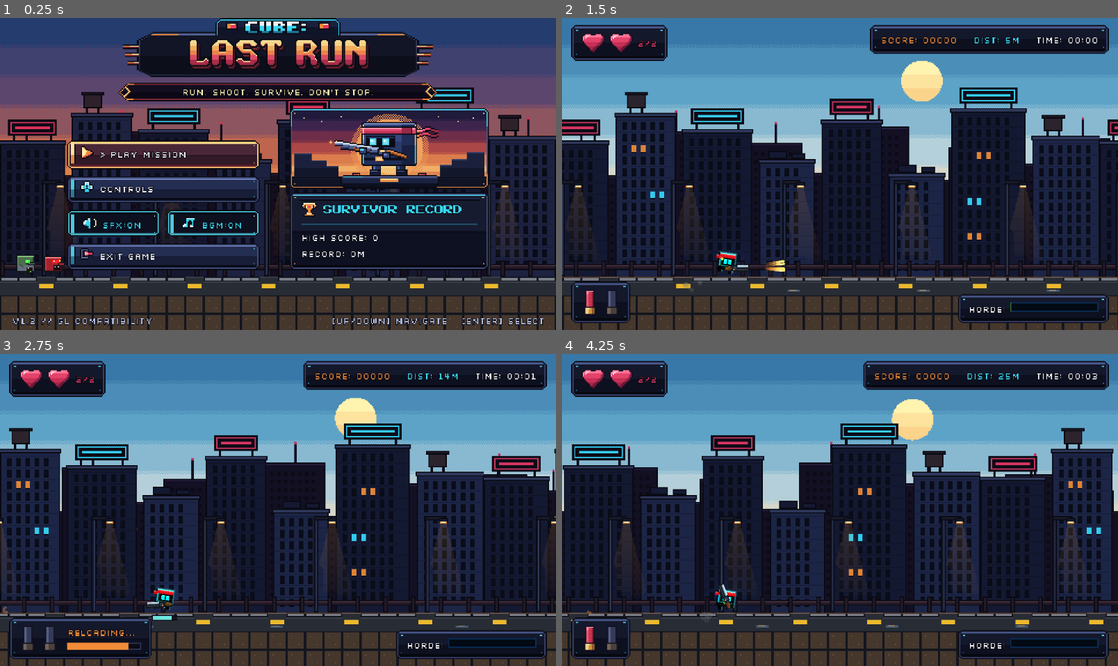
Above: before the commit, frames 1-4 (two rows, left to right).
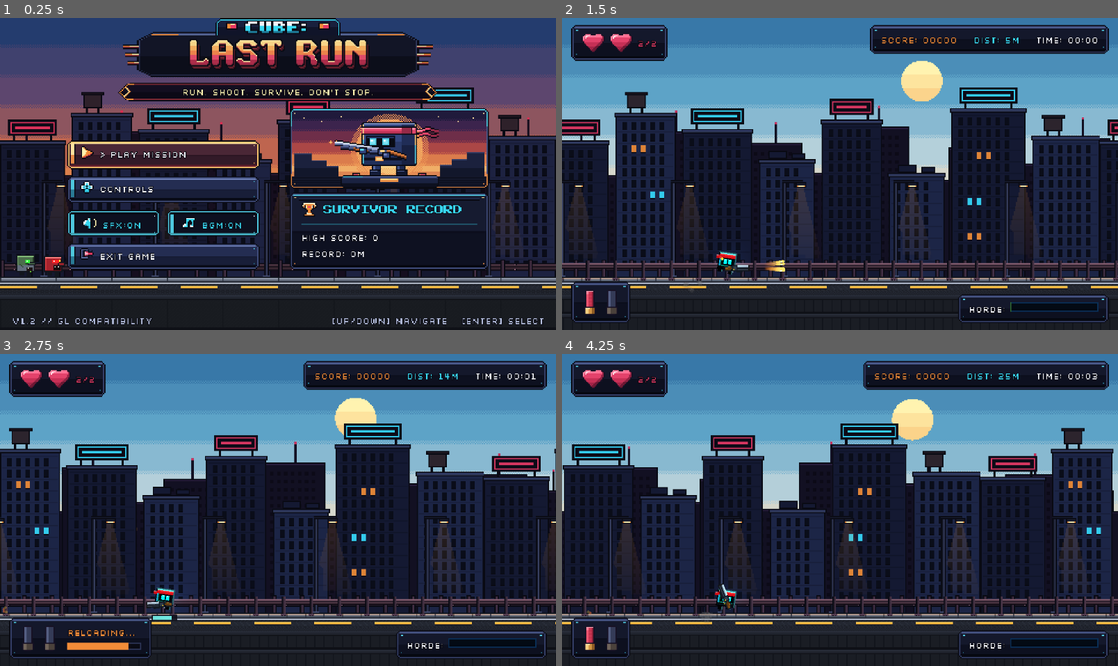
Above: after the commit, the same moments.

Repository: DenzTheKid/cube-lastrun-final-submission
Game: Godot game, scene res://scenes/main/main_menu.tscn
Same seed, same stepped clock (60 frames per second), same inputs: the game is played once before the commit and once after it.
Inputs (mouse positions are in pixels of both pictures, inside the frame that each line leads up to):
- Up to frame 1 (0.25 s): no input
- Up to frame 2 (1.5 s): click "> PLAY MISSION" at 0.5 s; move the mouse to (962, 158) at 1.27 s; hold Right (ui_right) from 1.28 s (still down); hold S (fast_fall) from 1.28 s (still down); click (962, 158) at 1.42 s
- Up to frame 3 (2.75 s): tap Space (jump) at 1.52 s; release Right (ui_right) at 2 s; release S (fast_fall) at 2 s; drag from (166, 525) to (166, 603) at 2.02 s
- Up to frame 4 (4.25 s): move the mouse to (895, 441) at 2.77 s; hold Right (ui_right) 2.78-3.5 s; hold X 2.78-3.5 s; drag from (812, 572) to (673, 463) at 3.52 s

The runs differ from the first frame. In frame 1, 11% of the frame differs, in the area x 0-100%, y 51-100%; in frame 2, 11%; in frame 3, 9.6%; in frame 4, 11%.

Commit message:
feat(environment): polish road visuals, fix floating posts and ground guardrail alignment

Diff:
--- a/scripts/generation/level_generator.gd
+++ b/scripts/generation/level_generator.gd
@@ -404,27 +404,100 @@
 		if not tiles_texture:
 			return
 
+		# 0. Pit Chasm Void (Render deep chasm under any gap between ground segments)
+		if ground_segments.size() > 1:
+			for s_idx in range(ground_segments.size() - 1):
+				var s_curr: Vector2 = ground_segments[s_idx]
+				var s_next: Vector2 = ground_segments[s_idx + 1]
+				var gap_x: float = s_curr.x + s_curr.y
+				var gap_w: float = s_next.x - gap_x
+				if gap_w > 0.0:
+					# Deep chasm abyss covering background elements
+					draw_rect(Rect2(gap_x, ground_y - 14.0, gap_w, 60.0), Color(0.05, 0.06, 0.10, 0.96), true)
+					draw_rect(Rect2(gap_x, ground_y + 16.0, gap_w, 30.0), Color(0.02, 0.02, 0.05, 1.0), true)
+					# Left fractured bridge abutment wall
+					draw_rect(Rect2(gap_x, ground_y, 4.0, 46.0), Color(0.16, 0.18, 0.24, 1.0), true)
+					draw_rect(Rect2(gap_x, ground_y, 1.0, 46.0), Color(0.08, 0.10, 0.14, 1.0), true)
+					# Right fractured bridge abutment wall
+					draw_rect(Rect2(s_next.x - 4.0, ground_y, 4.0, 46.0), Color(0.16, 0.18, 0.24, 1.0), true)
+					draw_rect(Rect2(s_next.x - 1.0, ground_y, 1.0, 46.0), Color(0.08, 0.10, 0.14, 1.0), true)
+
 		for seg in ground_segments:
 			var sx: float = seg.x
 			var w: float = seg.y
 			var tile_count: int = int(ceil(w / 16.0))
 
+			# 1. Base Road Surface & Unbroken Concrete Curb (16x16 tiles)
 			for i in range(tile_count):
 				var tx: float = sx + i * 16.0
-				# Road surface tile
-				var src_rect: Rect2
-				if (i % 4) == 2:
-					src_rect = Rect2(16, 0, 16, 16) # Yellow dashed curb
-				else:
-					src_rect = Rect2(0, 0, 16, 16)  # Dark asphalt curb
-				draw_texture_rect_region(tiles_texture, Rect2(tx, ground_y, 16, 16), src_rect)
-
-				# Dusk horizon warm specular highlight on curb top & wet asphalt puddles
-				draw_rect(Rect2(tx, ground_y, 16, 1), Color(0.95, 0.55, 0.25, 0.28), true)
-				if (i % 7) == 4:
-					draw_rect(Rect2(tx + 2.0, ground_y + 11.0, 11.0, 2.0), Color(0.45, 0.72, 0.95, 0.32), true)
-					draw_rect(Rect2(tx + 4.0, ground_y + 11.0, 6.0, 1.0), Color(1.0, 0.65, 0.30, 0.45), true)
-
-				# Dirt/concrete sub-layer
+				draw_texture_rect_region(tiles_texture, Rect2(tx, ground_y, 16, 16), Rect2(0, 0, 16, 16))
+				# Concrete girder deck coping & pier sub-layers
 				draw_texture_rect_region(tiles_texture, Rect2(tx, ground_y + 16, 16, 16), Rect2(32, 0, 16, 16))
 				draw_texture_rect_region(tiles_texture, Rect2(tx, ground_y + 32, 16, 16), Rect2(32, 0, 16, 16))
+
+			# 2. Continuous Precast Concrete Curb Detail (Trotoar)
+			# Sunset specular rim on the top of the curb
+			draw_rect(Rect2(sx, ground_y + 1.0, w, 1.0), Color(0.95, 0.60, 0.35, 0.32), true)
+			# Precast expansion joint grooves every 48px
+			var seg_x0: int = int(sx)
+			var seg_x1: int = int(sx + w)
+			var first_joint: int = seg_x0 - (seg_x0 % 48)
+			for jx in range(first_joint, seg_x1, 48):
+				if jx >= seg_x0 and jx < seg_x1:
+					draw_rect(Rect2(float(jx), ground_y + 1.0, 1.0, 3.0), Color(0.20, 0.22, 0.28, 0.8), true)
+
+			# 3. Solid White Highway Shoulder Line (Bahu Jalan)
+			draw_rect(Rect2(sx, ground_y + 5.0, w, 1.0), Color(0.80, 0.84, 0.92, 0.88), true)
+
+			# 4. Straight, Consistent, Proportional Dashed Lane Markings (Traffic Yellow)
+			# Anchored to global world X coordinate for perfect continuity across all chunk borders
+			var global_base_x: float = global_position.x + sx
+			for x_off in range(0, int(w)):
+				var gx: float = global_base_x + float(x_off)
+				var cycle: float = fposmod(gx, 52.0)
+				if cycle < 32.0:
+					# 32px traffic yellow dash (20px gap), perfectly straight and parallel
+					draw_rect(Rect2(sx + float(x_off), ground_y + 8.0, 1.0, 1.0), Color("#ffcf56"), true)
+					draw_rect(Rect2(sx + float(x_off), ground_y + 9.0, 1.0, 1.0), Color("#f5ac38"), true)
+					draw_rect(Rect2(sx + float(x_off), ground_y + 10.0, 1.0, 1.0), Color(0.10, 0.11, 0.14, 0.75), true)
+
+			# 5. Pit Edge Structural Coping & Safety Terminals
+			if sx > 4.0:
+				# Left edge of segment following a pit: reinforced concrete fracture wall
+				draw_rect(Rect2(sx, ground_y, 2.0, 48.0), Color(0.12, 0.14, 0.20, 0.95), true)
+				draw_rect(Rect2(sx, ground_y + 2.0, 2.0, 2.0), Color(0.70, 0.75, 0.85, 0.9), true)
+			if sx + w < 380.0:
+				# Right edge of segment preceding a pit: reinforced concrete fracture wall
+				draw_rect(Rect2(sx + w - 2.0, ground_y, 2.0, 48.0), Color(0.12, 0.14, 0.20, 0.95), true)
+				draw_rect(Rect2(sx + w - 2.0, ground_y + 2.0, 2.0, 2.0), Color(0.70, 0.75, 0.85, 0.9), true)
+
+			# 6. Ground-Anchored Highway Guardrail (Pagar & Tiang)
+			# Follows terrain elevation directly: beam at ground_y - 12.0
+			draw_rect(Rect2(sx, ground_y - 12.0, w, 1.0), Color("#8a6275"), true) # Top rim highlight
+			draw_rect(Rect2(sx, ground_y - 11.0, w, 1.0), Color("#583e4c"), true) # Upper ridge
+			draw_rect(Rect2(sx, ground_y - 10.0, w, 1.0), Color("#221824"), true) # Center groove
+			draw_rect(Rect2(sx, ground_y - 9.0, w, 1.0), Color("#583e4c"), true)  # Lower ridge
+			draw_rect(Rect2(sx, ground_y - 8.0, w, 1.0), Color("#160f18"), true)  # Bottom shadow
+
+			# Vertical steel posts every 24px - firmly anchored into curb baseplates (ZERO FLOATING)
+			for px in range(int(sx) + 12, int(sx + w) - 8, 24):
+				var fpx: float = float(px)
+				# Post shaft connecting beam down into curb
+				draw_rect(Rect2(fpx, ground_y - 14.0, 3.0, 16.0), Color("#2e2230"), true)
+				draw_rect(Rect2(fpx + 2.0, ground_y - 14.0, 1.0, 16.0), Color("#4a3648"), true)
+				draw_rect(Rect2(fpx, ground_y - 14.0, 1.0, 16.0), Color("#0a0b14"), true)
+				# Reinforced mounting baseplate bracket on curb
+				draw_rect(Rect2(fpx - 1.0, ground_y + 1.0, 5.0, 2.0), Color("#563e52"), true)
+				draw_rect(Rect2(fpx, ground_y + 2.0, 1.0, 1.0), Color("#0a0b14"), true)
+				draw_rect(Rect2(fpx + 2.0, ground_y + 2.0, 1.0, 1.0), Color("#0a0b14"), true)
+
+			# Safety terminal end-posts with hazard reflector stripes at pit boundaries
+			if sx > 4.0:
+				draw_rect(Rect2(sx, ground_y - 14.0, 4.0, 17.0), Color("#ebb92d"), true)
+				draw_rect(Rect2(sx, ground_y - 12.0, 4.0, 2.0), Color("#12161e"), true)
+				draw_rect(Rect2(sx, ground_y - 7.0, 4.0, 2.0), Color("#12161e"), true)
+			if sx + w < 380.0:
+				var end_x: float = sx + w - 4.0
+				draw_rect(Rect2(end_x, ground_y - 14.0, 4.0, 17.0), Color("#ebb92d"), true)
+				draw_rect(Rect2(end_x, ground_y - 12.0, 4.0, 2.0), Color("#12161e"), true)
+				draw_rect(Rect2(end_x, ground_y - 7.0, 4.0, 2.0), Color("#12161e"), true)
--- a/scripts/tools/generate_aaa_assets.gd
+++ b/scripts/tools/generate_aaa_assets.gd
@@ -73,32 +73,83 @@
 
 func _make_foreground_overpass() -> void:
 	# Layer 4 (Parallax 0.60): Regular static street lamps every 96px (5 lamps per 480px repeat)
-	# plus rusted highway guardrail along the road edge (y = 213..224).
+	# plus grounded highway guardrail firmly anchored into the curb (y = 212..227).
 	var fore := Image.create(480, 270, false, Image.FORMAT_RGBA8)
 	var rail_dark := Color8(36, 26, 38, 255)
-	var rail_hi := Color8(78, 52, 64, 255)
+	var rail_hi := Color8(88, 62, 76, 255)
+	var rail_ridge := Color8(62, 44, 54, 255)
+	var rail_channel := Color8(24, 17, 26, 255)
 	var pole_col := Color8(24, 28, 44, 255)
-	var pole_hi := Color8(48, 56, 84, 255)
+	var pole_hi := Color8(56, 64, 96, 255)
 	var lamp_amber := Color("#f28c38")
 	var lamp_core := Color("#fff3b0")
 
-	# Continuous guardrail beam along road edge
-	_draw_rect_outline(fore, 0, 213, 480, 5, rail_dark, OUTLINE)
-	fore.fill_rect(Rect2i(0, 214, 480, 1), rail_hi)
+	# Continuous corrugated highway W-beam guardrail (y = 212..218)
+	for x in range(480):
+		fore.set_pixel(x, 212, OUTLINE)
+		fore.set_pixel(x, 213, rail_hi)
+		fore.set_pixel(x, 214, rail_ridge)
+		fore.set_pixel(x, 215, rail_channel)
+		fore.set_pixel(x, 216, rail_ridge)
+		fore.set_pixel(x, 217, rail_dark)
+		fore.set_pixel(x, 218, OUTLINE)
+
+	# Splicing rivets every 48px
+	for sx in range(12, 480, 48):
+		fore.set_pixel(sx, 213, Color8(140, 100, 120, 255))
+		fore.set_pixel(sx + 1, 213, OUTLINE)
+		fore.set_pixel(sx, 217, Color8(140, 100, 120, 255))
+		fore.set_pixel(sx + 1, 217, OUTLINE)
+
+	# Guardrail vertical posts (Tiang Pagar) every 24px - anchored firmly into the curb (y = 209..227)
 	for gx in range(0, 480, 24):
-		_draw_rect_outline(fore, gx, 210, 4, 14, rail_dark, OUTLINE)
-
-	# 5 evenly spaced static street lamps (every 96px: x = 36, 132, 228, 324, 420)
+		for x in range(gx, gx + 4):
+			fore.set_pixel(x, 209, OUTLINE)
+		for y in range(210, 224):
+			fore.set_pixel(gx, y, OUTLINE)
+			fore.set_pixel(gx + 1, y, Color8(46, 34, 48, 255))
+			fore.set_pixel(gx + 2, y, Color8(70, 50, 72, 255))
+			fore.set_pixel(gx + 3, y, OUTLINE)
+
+		# Reinforced baseplate bracket firmly seated on curb at y = 224..227 (ZERO FLOATING)
+		for x in range(gx - 2, gx + 6):
+			fore.set_pixel(x, 224, Color8(88, 66, 92, 255))
+		for y in range(225, 228):
+			for x in range(gx - 2, gx + 6):
+				if x == gx - 2 or x == gx + 5 or y == 227:
+					fore.set_pixel(x, y, OUTLINE)
+				elif x == gx - 1 or x == gx + 4:
+					fore.set_pixel(x, y, Color8(18, 14, 22, 255))
+				else:
+					fore.set_pixel(x, y, Color8(52, 40, 56, 255))
+
+	# 5 evenly spaced street lamps (every 96px: x = 36, 132, 228, 324, 420)
 	for lx: int in [36, 132, 228, 324, 420]:
-		# Vertical pole
-		_draw_rect_outline(fore, lx, 142, 4, 82, pole_col, OUTLINE)
-		fore.fill_rect(Rect2i(lx + 2, 143, 1, 79), pole_hi)
+		# Vertical mast pole: y = 142 down to y = 223
+		for y in range(142, 223):
+			fore.set_pixel(lx, y, OUTLINE)
+			fore.set_pixel(lx + 1, y, pole_col)
+			fore.set_pixel(lx + 2, y, pole_hi)
+			fore.set_pixel(lx + 3, y, OUTLINE)
+
+		# Heavy octagonal mounting pedestal at curb (y = 223..227)
+		for x in range(lx - 1, lx + 5):
+			fore.set_pixel(x, 223, Color8(74, 86, 125, 255))
+		for y in range(224, 228):
+			for x in range(lx - 3, lx + 7):
+				if x == lx - 3 or x == lx + 6 or y == 227:
+					fore.set_pixel(x, y, OUTLINE)
+				elif x == lx - 2 or x == lx + 5:
+					fore.set_pixel(x, y, Color8(18, 22, 36, 255))
+				else:
+					fore.set_pixel(x, y, Color8(42, 50, 76, 255))
+
 		# Horizontal mast arm
-		_draw_rect_outline(fore, lx, 140, 16, 4, pole_col, OUTLINE)
+		_draw_rect_outline(fore, lx, 140, 18, 3, pole_col, OUTLINE)
 		# Lamp housing & static warm amber bulb
-		_draw_rect_outline(fore, lx + 12, 142, 8, 4, pole_col, OUTLINE)
-		fore.fill_rect(Rect2i(lx + 13, 145, 6, 2), lamp_amber)
-		fore.fill_rect(Rect2i(lx + 14, 145, 4, 1), lamp_core)
+		_draw_rect_outline(fore, lx + 12, 142, 9, 5, pole_col, OUTLINE)
+		fore.fill_rect(Rect2i(lx + 13, 145, 7, 2), lamp_amber)
+		fore.fill_rect(Rect2i(lx + 14, 145, 5, 1), lamp_core)
 
 		# Subtle static pixel-stepped light cone onto the road verge
 		for y in range(147, 213):
Binary file changed: assets/environment/parallax_overpass_fore.png
Binary file changed: assets/environment/urban_tiles.png
Binary file changed: assets/ui/lobby_road.png
Binary file changed: documentation/screenshots/01_main_menu.png
Binary file changed: documentation/screenshots/02_normal_gameplay.png
Binary file changed: documentation/screenshots/03_crosshair_aiming.png
Binary file changed: documentation/screenshots/04_shotgun_firing.png
Binary file changed: documentation/screenshots/05_downward_recoil_jump.png
Binary file changed: documentation/screenshots/06_bullet_hitting_obstacle.png
Binary file changed: documentation/screenshots/07_zombie_damage.png
Binary file changed: documentation/screenshots/08_zombie_death.png
Binary file changed: documentation/screenshots/09_pause_menu.png
(and 2 more such lines)
